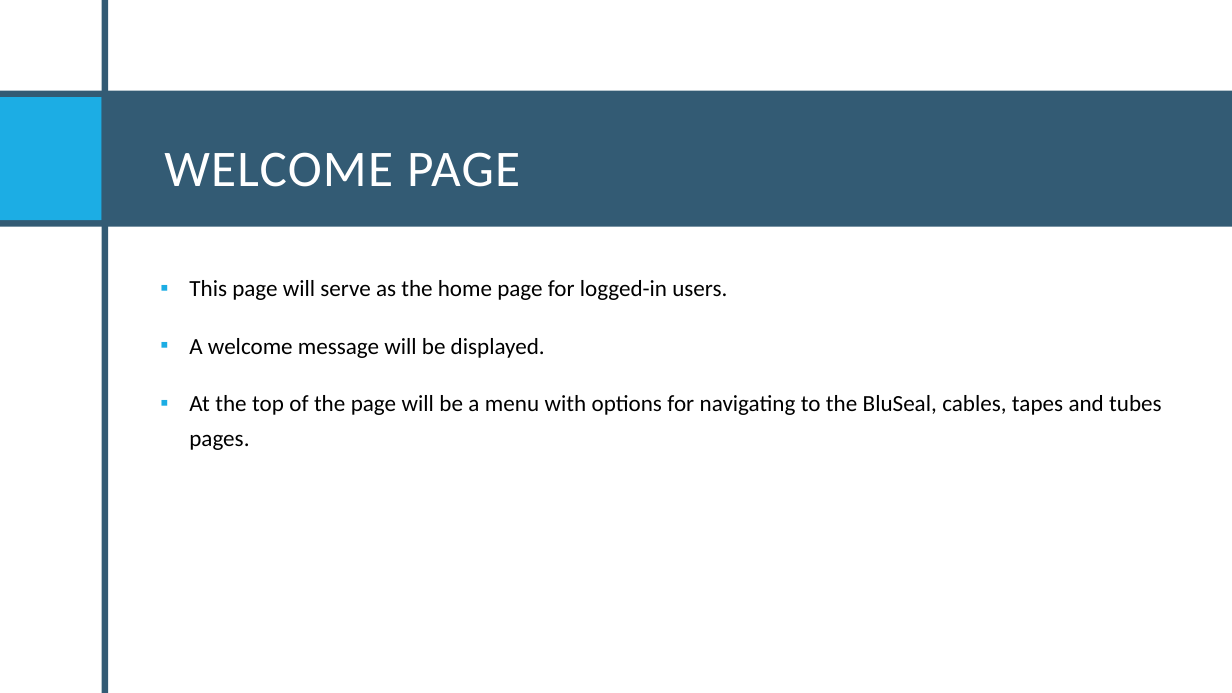
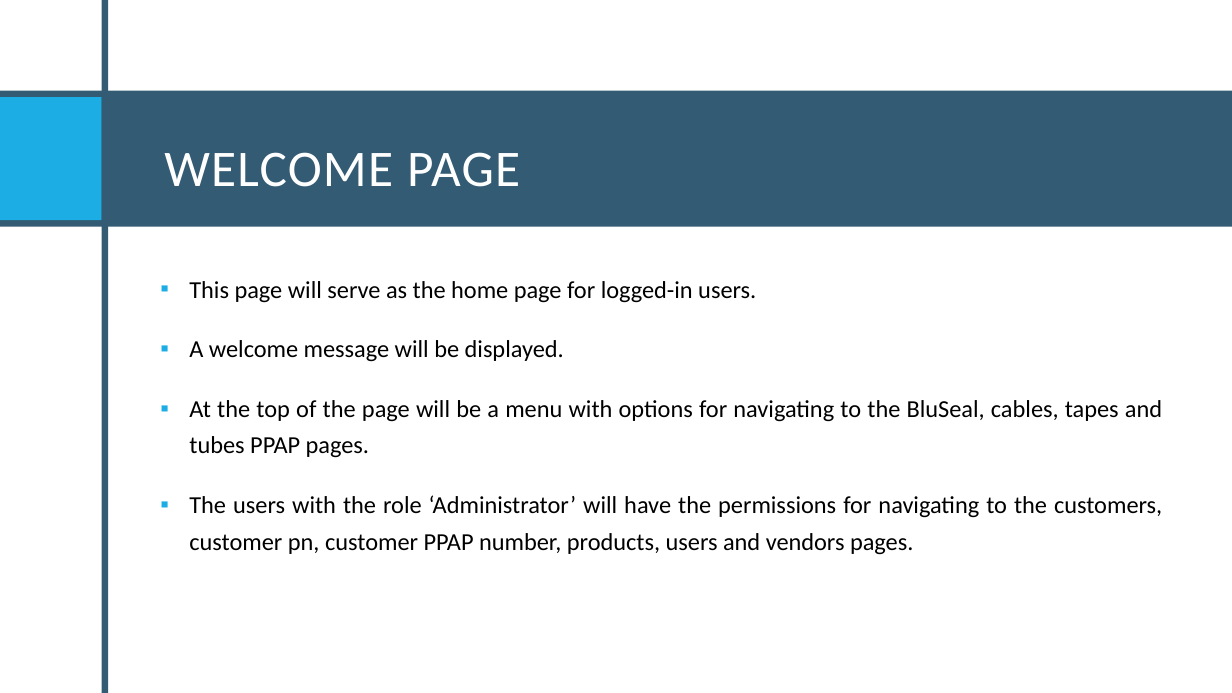
Before and after one commit to Santiago-004/proyecto, a slide deck: slide 25 of Proyecto Final.pptx. Drawn at 1232x693 pixels with LibreOffice and Linux fonts; fonts in the diff are those of the drawing. Boxes give left, top, right and bottom in pixels: in the first picture for what was removed or moved away, otherwise in the second. Text is boxed around its words. In the diff, an @@ line names an element or a change of style, - is before the commit and + after.

```diff
--- a/Proyecto Final.pptx
+++ b/Proyecto Final.pptx
@@ text at [189,281,756,362]: size 18 to 19 pt in "This page will serve as the home ...", "A welcome message will be displayed." @@
@@ text at [189,400,1162,555]: text changed; size 18 to 19 pt @@
-▪ At the top of the page will be a menu with options for navigating to the BluSeal, cables, tapes and tubes pages.
+▪ At the top of the page will be a menu with options for navigating to the BluSeal, cables, tapes and tubes PPAP pages.
+▪ The users with the role ‘Administrator’ will have the permissions for navigating to the customers, customer pn, customer PPAP number, products, users and vendors pages.
```
Also in this commit, not shown: 23 other slides changed, 7 slides added, 2 other files.
